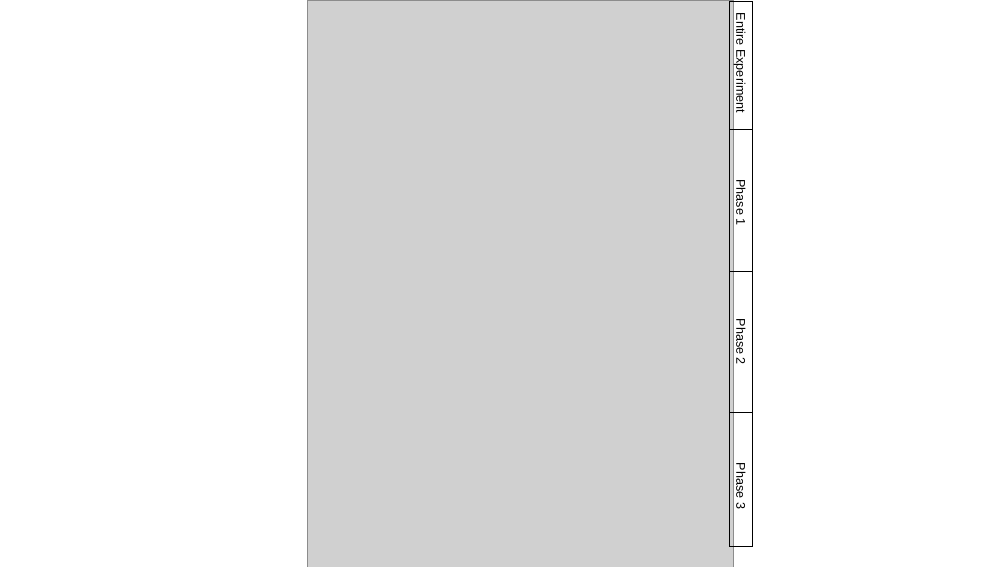
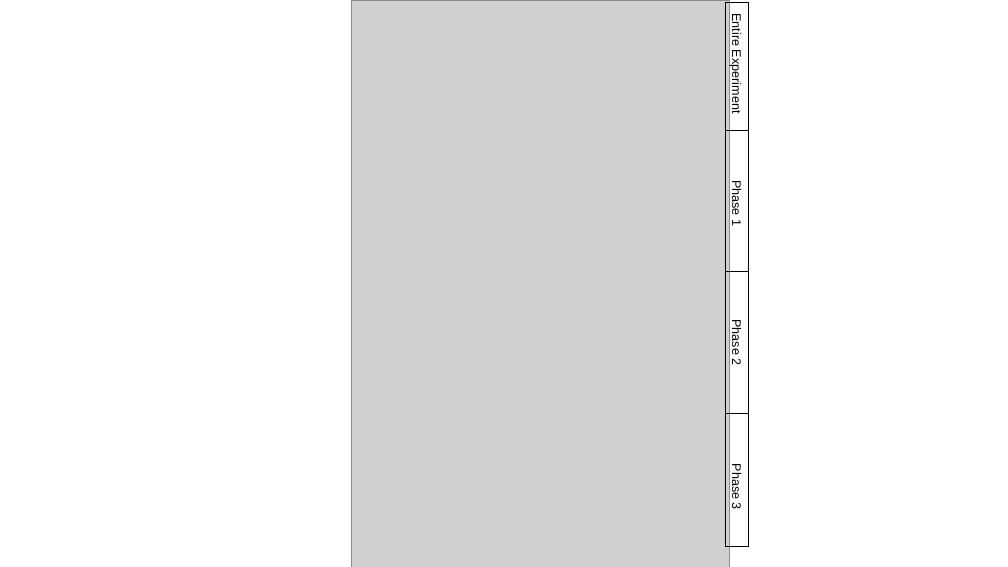
Before and after one commit to mgree013/Protist_Network, a slide deck: slide 1 of Fig3.pptx. Drawn at 1008x567 pixels with LibreOffice and Linux fonts; fonts in the diff are those of the drawing; grey boxes stand for pictures. Boxes give left, top, right and bottom in pixels: in the first picture for what was removed or moved away, otherwise in the second. Text is boxed around its words. In the diff, an @@ line names an element or a change of style, - is before the commit and + after.

```diff
--- a/Fig3.pptx
+++ b/Fig3.pptx
@@ picture: place and size @@
-picture at bbox=[308, 0, 733, 567]
+picture at bbox=[352, 0, 730, 567]
@@ 3 lines, 1 rectangle: place and size @@
-3 lines, 1 rectangle at bbox=[730, 2, 753, 546]
+3 lines, 1 rectangle at bbox=[726, 2, 749, 547]
```
Also in this commit, not shown: 8 other files.
